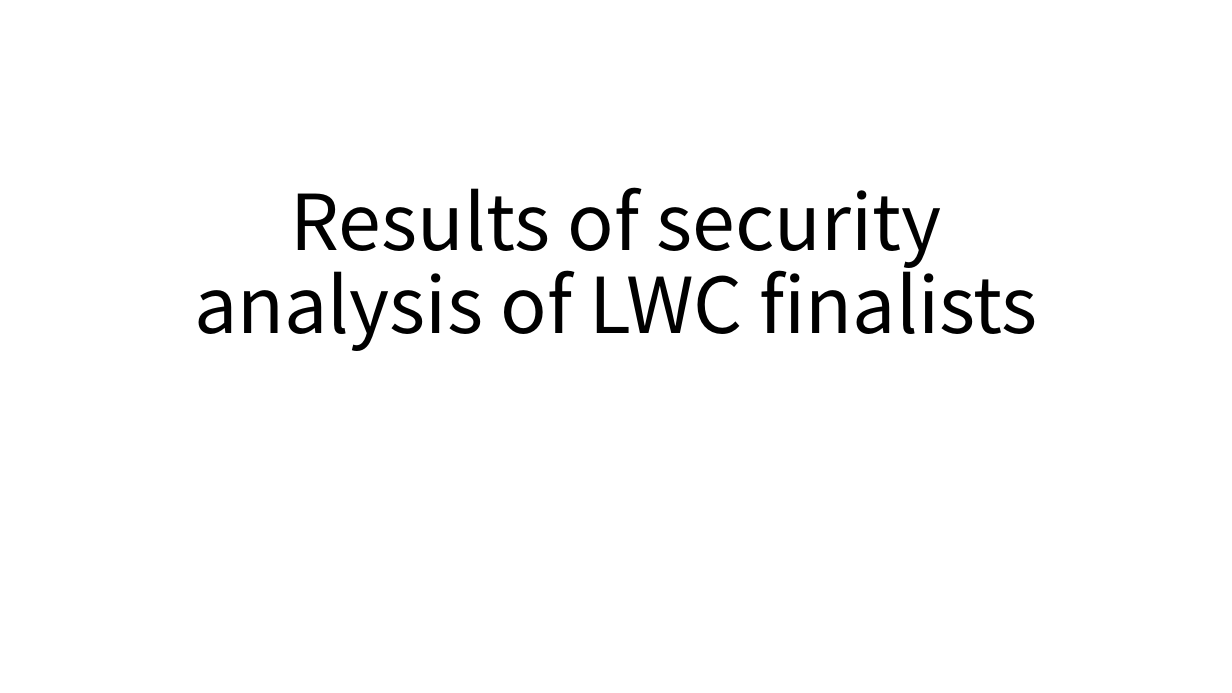
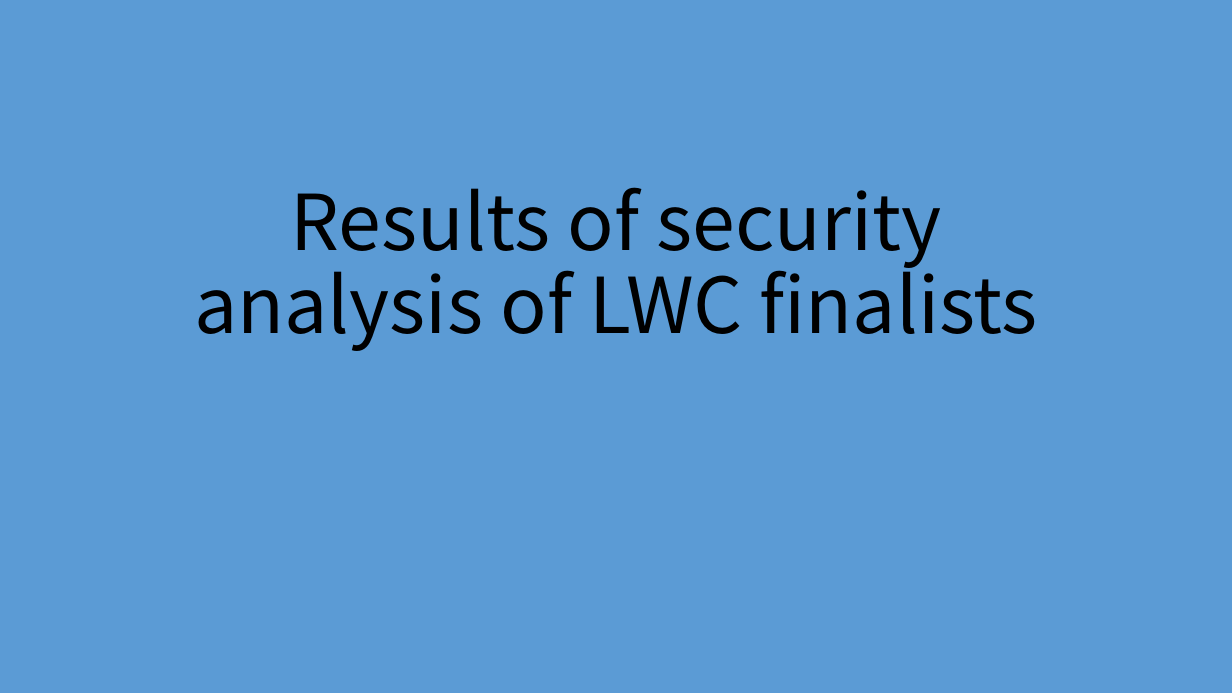
Before and after one commit to dtykira/LWC_finalists, a slide deck: slide 1 of round3.pptx. Drawn at 1232x693 pixels with LibreOffice and Linux fonts; fonts in the diff are those of the drawing. Boxes give left, top, right and bottom in pixels: in the first picture for what was removed or moved away, otherwise in the second. Text is boxed around its words. In the diff, an @@ line names an element or a change of style, - is before the commit and + after.

```diff
--- a/round3.pptx
+++ b/round3.pptx
@@ background #FFFFFF to #5B9BD5 @@
```
Also in this commit, not shown: 4 other slides changed, 6 slides added, 1 slide removed, 4 other files.
